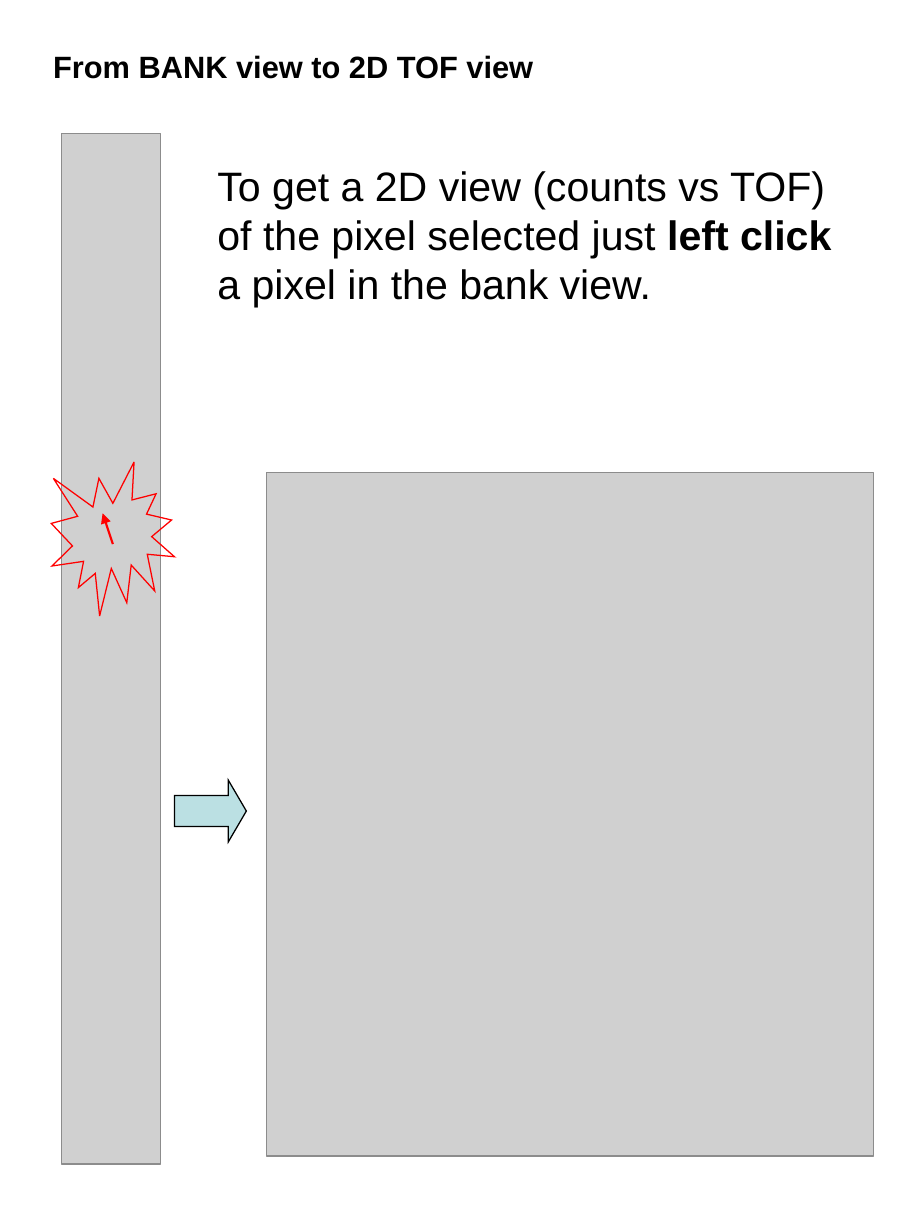
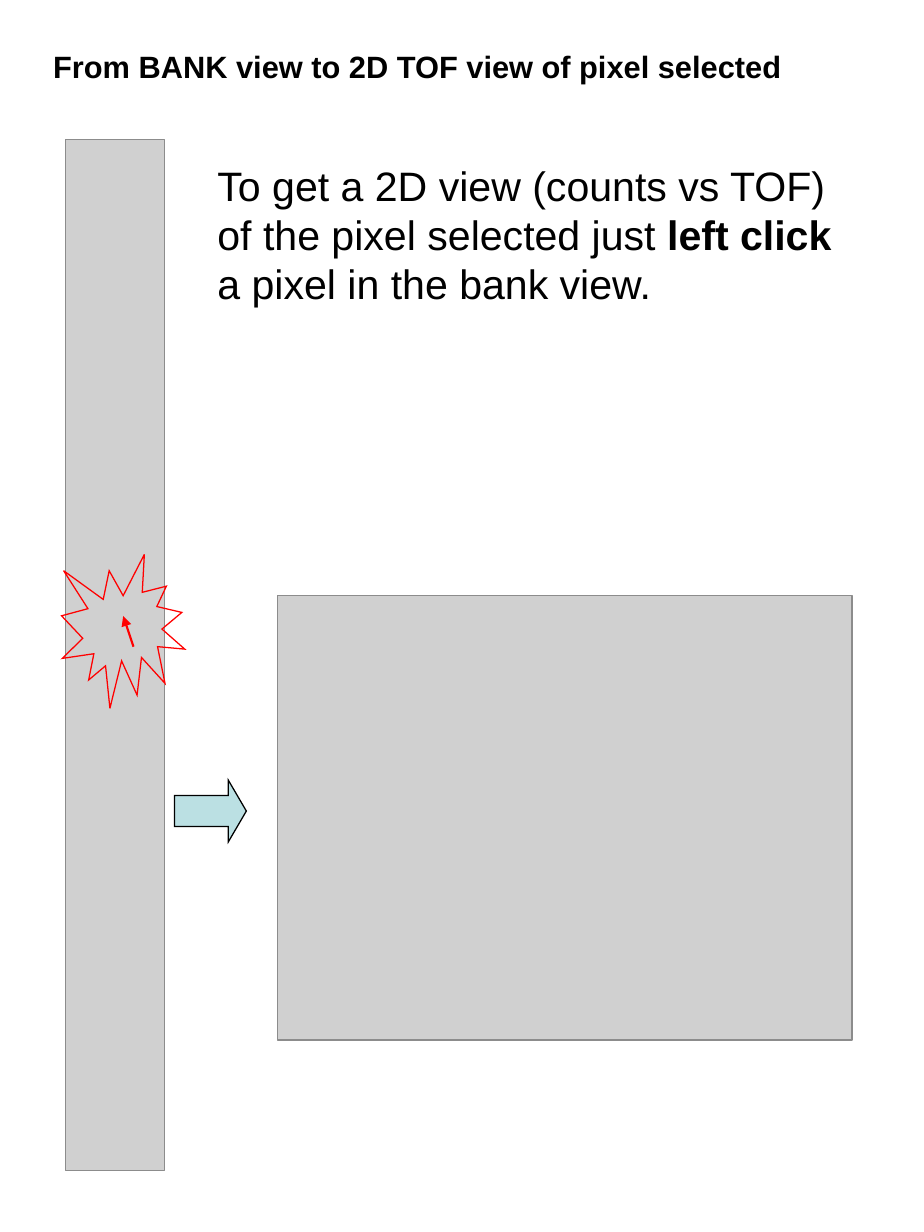
Before and after one commit to ornl-ndav/IdlGui, a slide deck: slide 21 of 1.0/doc/plotARCS_manual.ppt. Drawn at 924x1232 pixels with LibreOffice and Linux fonts; fonts in the diff are those of the drawing; grey boxes stand for pictures. Boxes give left, top, right and bottom in pixels: in the first picture for what was removed or moved away, otherwise in the second. Text is boxed around its words. In the diff, an @@ line names an element or a change of style, - is before the commit and + after.

```diff
--- a/1.0/doc/plotARCS_manual.ppt
+++ b/1.0/doc/plotARCS_manual.ppt
@@ text at <box>53,55,781,83</box>: text changed @@
-From BANK view to 2D TOF view
+From BANK view to 2D TOF view of pixel selected
@@ picture: place and size @@
-picture at <box>62,133,160,1163</box>
+picture at <box>65,140,164,1170</box>
@@ irregular seal: place and size @@
-irregular seal at <box>52,462,175,616</box>
+irregular seal at <box>62,554,185,708</box>
@@ picture: place and size @@
-picture at <box>267,472,873,1156</box>
+picture at <box>277,595,853,1040</box>
@@ arrow moved from (113, 545) - (102, 514) to (133, 647) - (123, 616) @@
```
Also in this commit, not shown: 5 other slides changed, 1 slide added.
